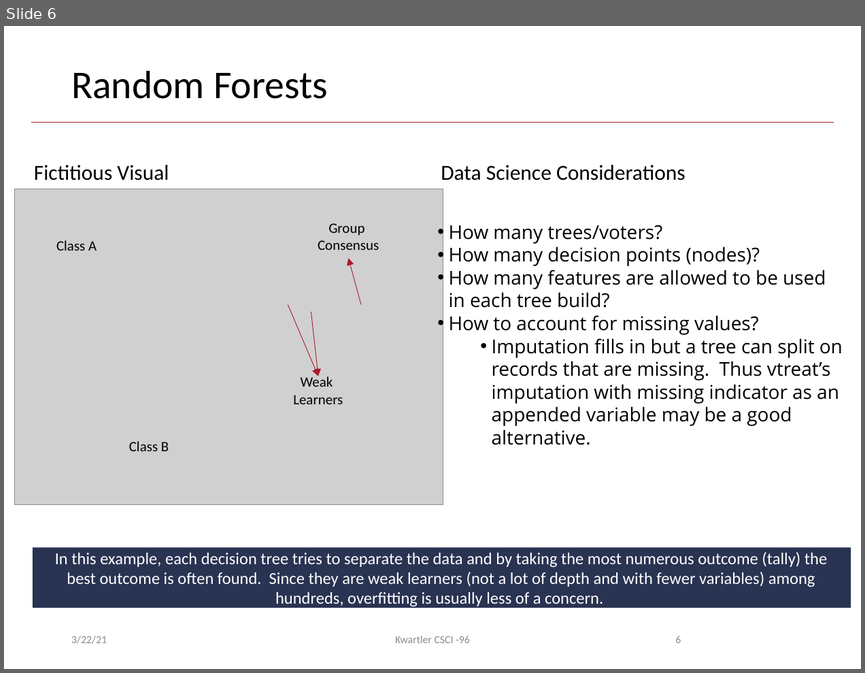
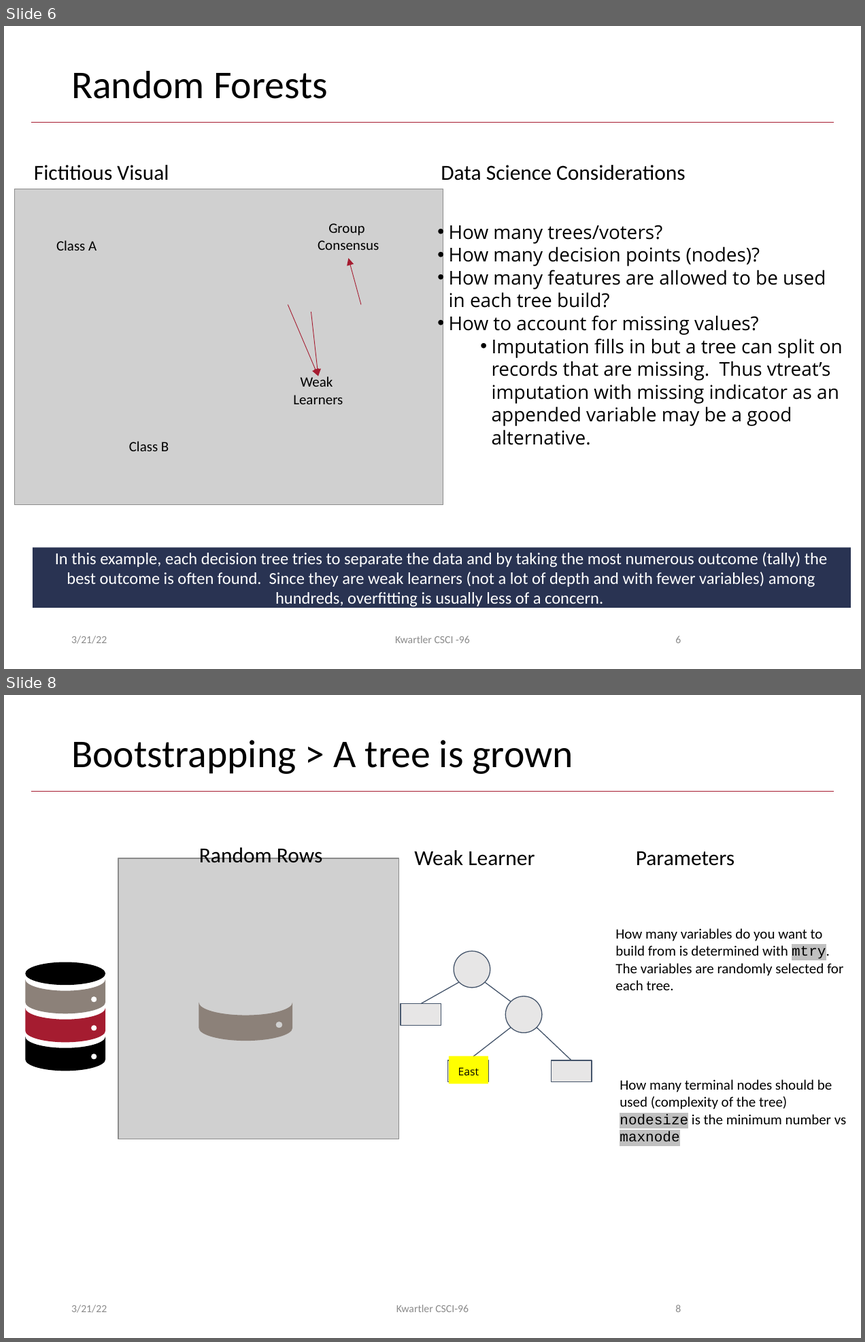
Before and after one commit to kwartler/Harvard_DataMining_Business_Student, a slide deck: Lessons/G_RF_TimeSeries/RandomForests.pptx. Shown one above the other, each under a label of ours: slide 6 before the commit, slides 6 and 8 after it; the slides between them are not shown. The pictures are 865x673 and 865x1342 pixels, drawn with LibreOffice and Linux fonts; fonts in the diff are those of the drawing; grey boxes stand for pictures; background and template pictures are left out. Boxes give left, top, right and bottom in pixels: in the first picture for what was removed or moved away, otherwise in the second. Text is boxed around its words. In the diff, an @@ line names an element or a change of style, - is before the commit and + after.

```diff
--- a/Lessons/G_RF_TimeSeries/RandomForests.pptx
+++ b/Lessons/G_RF_TimeSeries/RandomForests.pptx
@@ slide 8 added at <box>4,695,861,1338</box>, background #FFFFFF; not listed: 1 template element that a slide beside it also shows @@
@@ title added at <box>71,740,573,774</box>, 33 pt, text #000000 @@
+Bootstrapping > A tree is grown
@@ picture added at <box>118,858,398,1138</box> @@
@@ text added at <box>199,844,323,863</box>, 18 pt, text #000000 @@
+Random Rows
@@ text added at <box>414,850,534,866</box>, 18 pt, text #000000 @@
+Weak Learner
@@ text added at <box>636,851,734,866</box>, 18 pt, text #000000 @@
+Parameters
@@ text added at <box>615,928,843,990</box>, 12 pt, text #000000 @@
+How many variables do you want to build from is determined with mtry. The variables are randomly selected for each tree.
@@ freeform shape added at <box>198,1002,292,1041</box>, fill #8C8179 @@
@@ group added at <box>26,962,105,1070</box>: 4 freeform shapes @@
@@ rectangle added at <box>449,1055,488,1083</box>, fill #FFFF00, 9 pt, text #000000 @@
+East
@@ group added at <box>400,951,591,1081</box>: 4 lines, 3 rectangles, 2 ellipses @@
@@ text added at <box>619,1079,847,1142</box>, 12 pt, text #000000 @@
+How many terminal nodes should be used (complexity of the tree)
+nodesize is the minimum number vs maxnode
@@ text added at <box>71,1304,107,1312</box>, 9 pt, text #8C8C8C @@
+3/21/22
@@ text added at <box>396,1304,468,1312</box>, 9 pt, text #8C8C8C @@
+Kwartler CSCI-96
@@ page number added at <box>675,1304,681,1312</box>, 9 pt, text #8C8C8C @@
+8
@@ slide 6 changed as well @@
@@ text at <box>71,635,107,643</box>: text changed @@
-3/22/21
+3/21/22
```
Also in this commit, not shown: 8 other slides changed, 2 other slides added, 1 slide removed, 11 other files.
